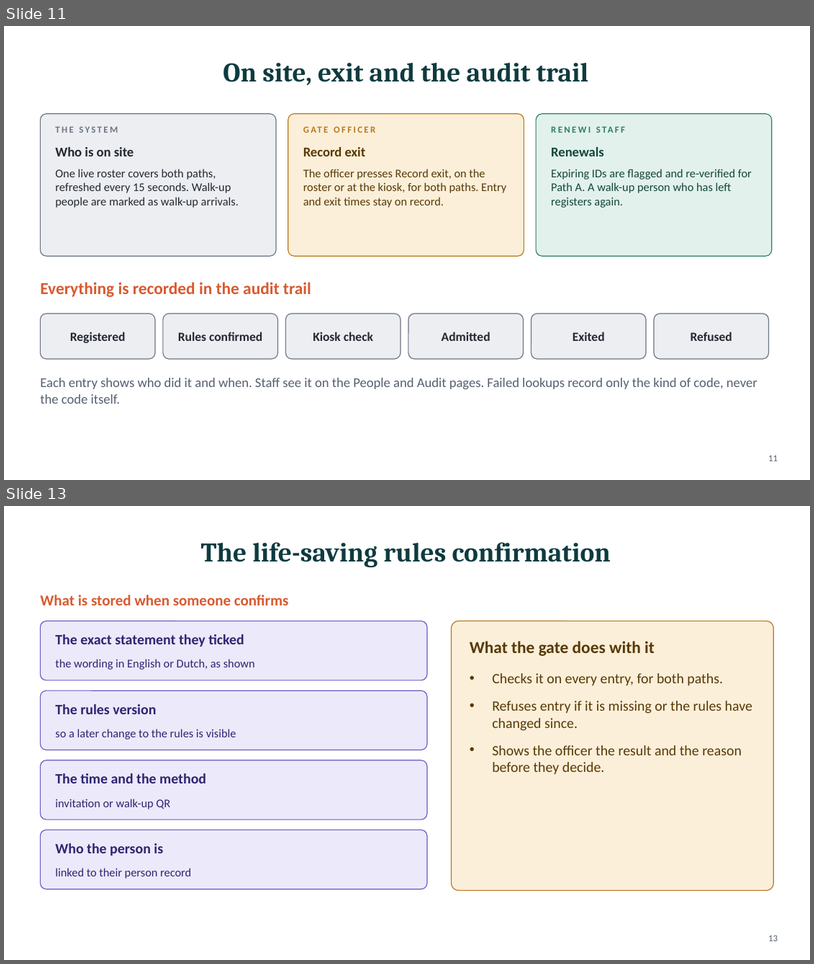
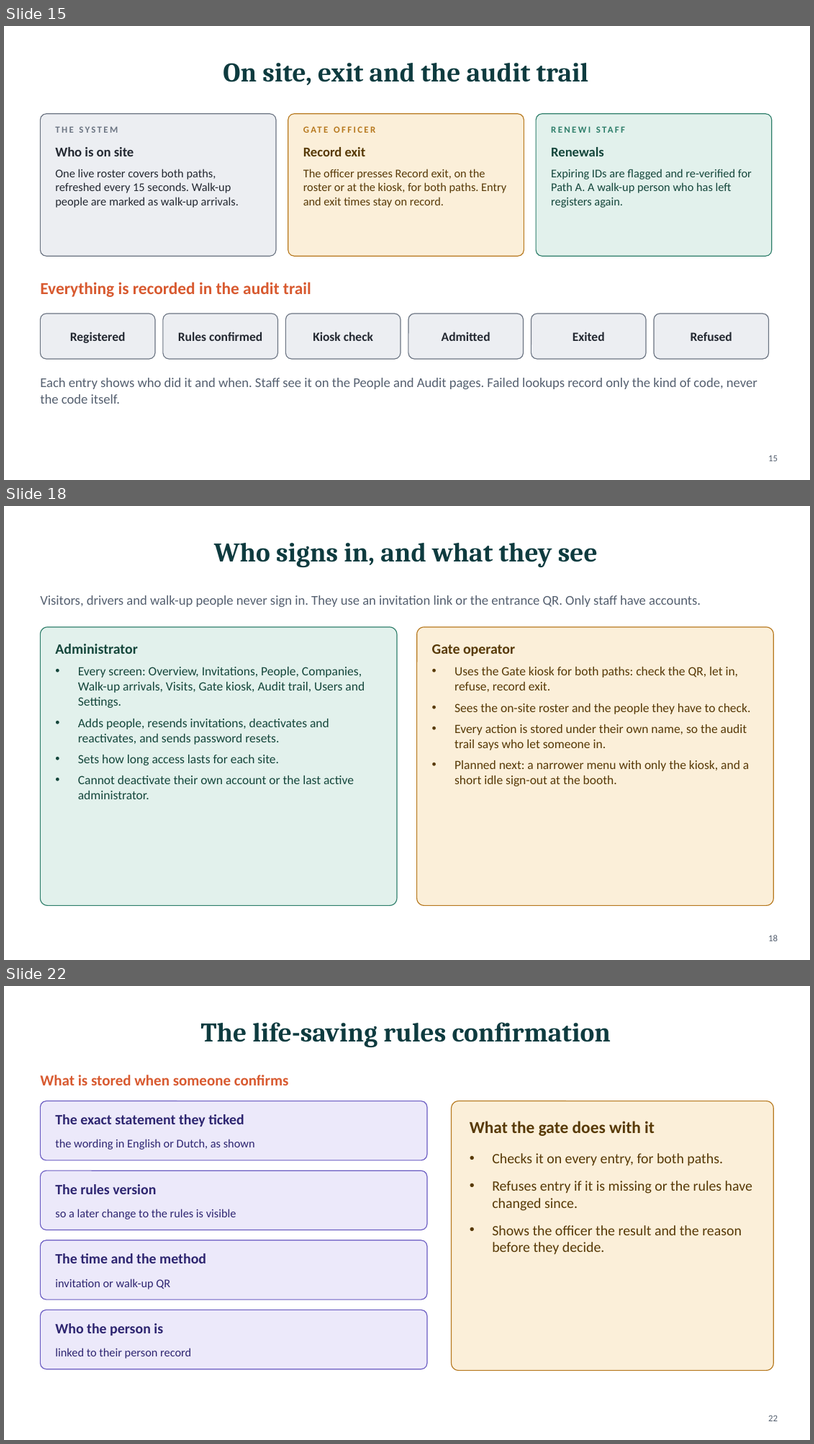
Before and after one commit to Sharon-dt3/vlaardingen_contractor_access, a slide deck: v2/docs/Site-Access-V2-Deck.pptx. Shown one above the other, each under a label of ours: slides 11 and 13 before the commit, slides 15, 18 and 22 after it; the slides between them are not shown. The pictures are 814x964 and 814x1444 pixels, drawn with LibreOffice and Linux fonts; fonts in the diff are those of the drawing. Boxes give left, top, right and bottom in pixels: in the first picture for what was removed or moved away, otherwise in the second. Text is boxed around its words. In the diff, an @@ line names an element or a change of style, - is before the commit and + after.

```diff
--- a/v2/docs/Site-Access-V2-Deck.pptx
+++ b/v2/docs/Site-Access-V2-Deck.pptx
@@ slide 18 added at bbox=[4, 506, 810, 960], background #FFFFFF @@
@@ title added at bbox=[214, 543, 598, 568], 32 pt, text #0E3B3F, bold @@
+Who signs in, and what they see
@@ text added at bbox=[40, 595, 701, 607], 16 pt, text #556070 @@
+Visitors, drivers and walk-up people never sign in. They use an invitation link or the entrance QR. Only staff have accounts.
@@ rounded rectangle added at bbox=[40, 627, 397, 906], fill #E2F1EC, outline #2F7F6B 1 pt @@
@@ rounded rectangle added at bbox=[417, 627, 774, 906], fill #FBEFD9, outline #B7791F 1 pt @@
@@ text added at bbox=[55, 644, 137, 654], 17 pt, text #14463B, bold @@
+Administrator
@@ text added at bbox=[432, 644, 515, 656], 17 pt, text #573906, bold @@
+Gate operator
@@ text added at bbox=[78, 667, 365, 799], 15 pt, text #14463B @@
+• Every screen: Overview, Invitations, People, Companies, Walk-up arrivals, Visits, Gate kiosk, Audit trail, Users and Settings.
+• Adds people, resends invitations, deactivates and reactivates, and sends password resets.
+• Sets how long access lasts for each site.
+• Cannot deactivate their own account or the last active administrator.
@@ text added at bbox=[455, 667, 751, 786], 15 pt, text #573906 @@
+• Uses the Gate kiosk for both paths: check the QR, let in, refuse, record exit.
+• Sees the on-site roster and the people they have to check.
+• Every action is stored under their own name, so the audit trail says who let someone in.
+• Planned next: a narrower menu with only the kiosk, and a short idle sign-out at the booth.
@@ page number added at bbox=[769, 934, 778, 941], 11 pt, text #556070 @@
+18
@@ what was slide 11 is now slide 15 @@
@@ page number at bbox=[769, 455, 778, 461]: text changed @@
-11
+15
@@ what was slide 13 is now slide 22 @@
@@ page number at bbox=[769, 1414, 778, 1421]: text changed @@
-13
+22
```
Also in this commit, not shown: 3 slides changed, 10 other slides added.
